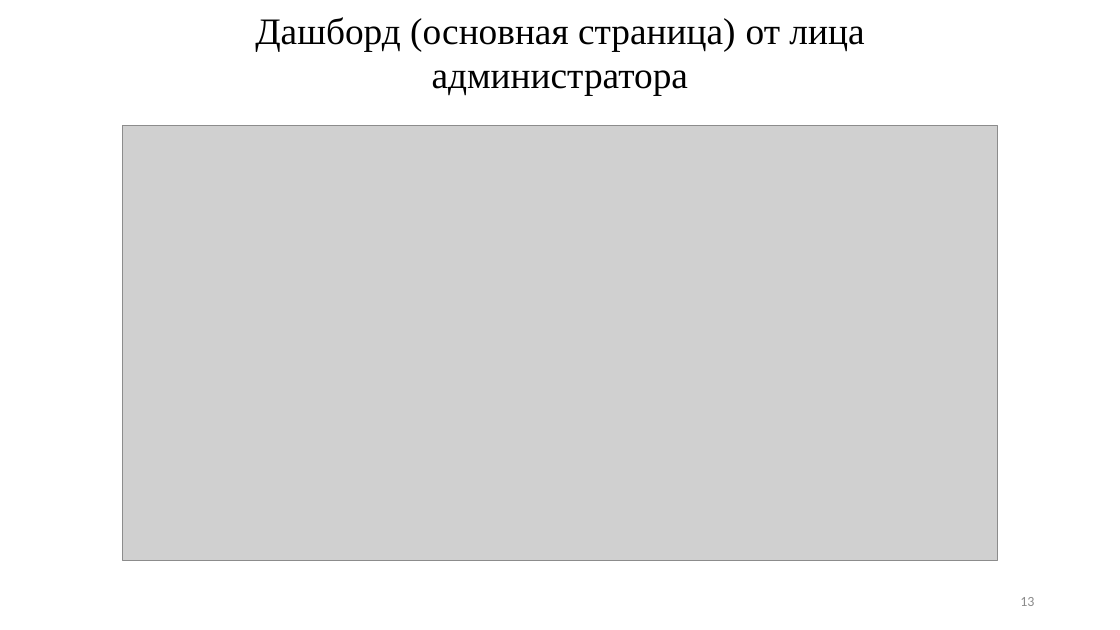
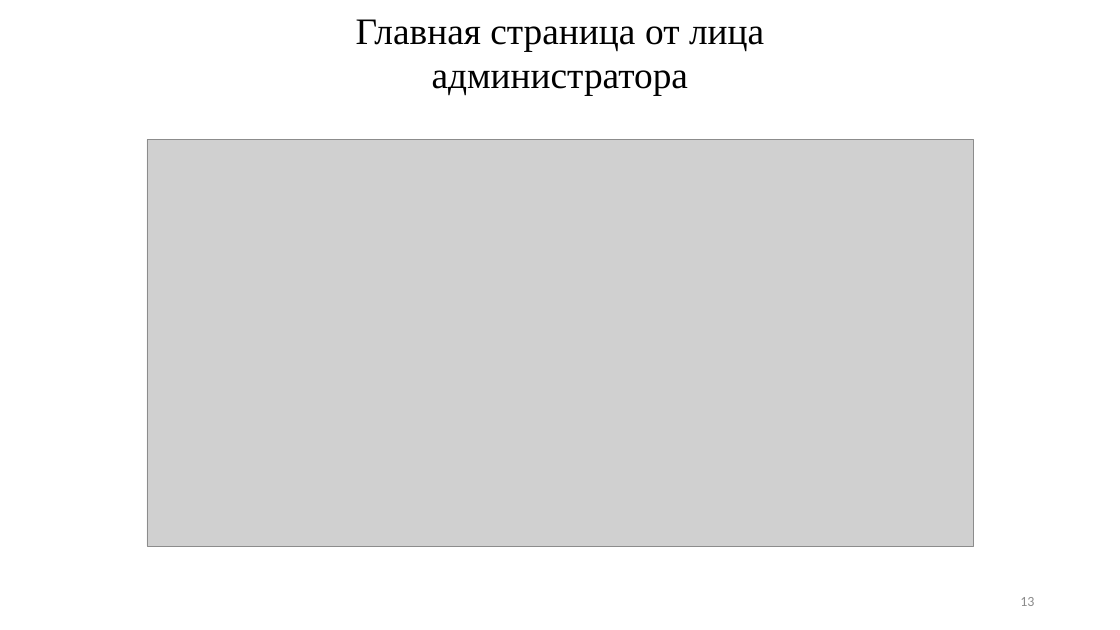
Before and after one commit to MalahovSV/web_project, a slide deck: slide 13 of Презентация.pptx. Drawn at 1120x630 pixels with LibreOffice and Linux fonts; fonts in the diff are those of the drawing; grey boxes stand for pictures. Boxes give left, top, right and bottom in pixels: in the first picture for what was removed or moved away, otherwise in the second. Text is boxed around its words. In the diff, an @@ line names an element or a change of style, - is before the commit and + after.

```diff
--- a/Презентация.pptx
+++ b/Презентация.pptx
@@ text at (356,19,764,96): text changed @@
-Дашборд (основная страница) от лица администратора
+Главная страница от лица администратора
@@ picture: place and size @@
-picture at (123,125,997,560)
+picture at (147,139,973,546)
```
Also in this commit, not shown: 3 other slides changed, 2 other files.
